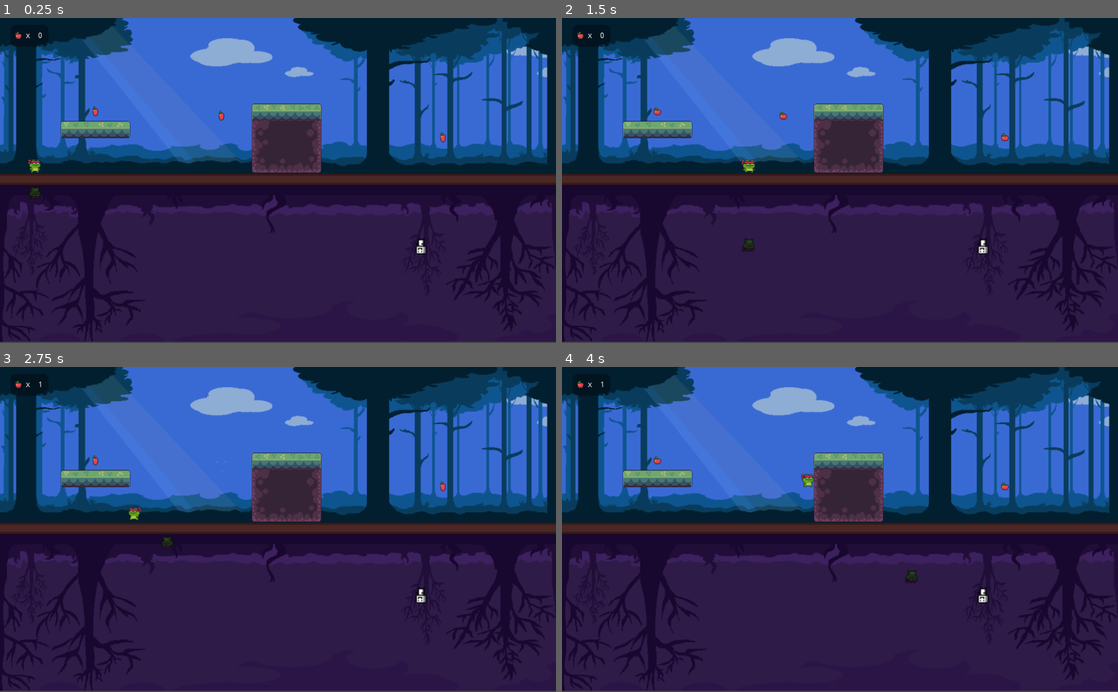
Above: before the commit, frames 1-4 (two rows, left to right).
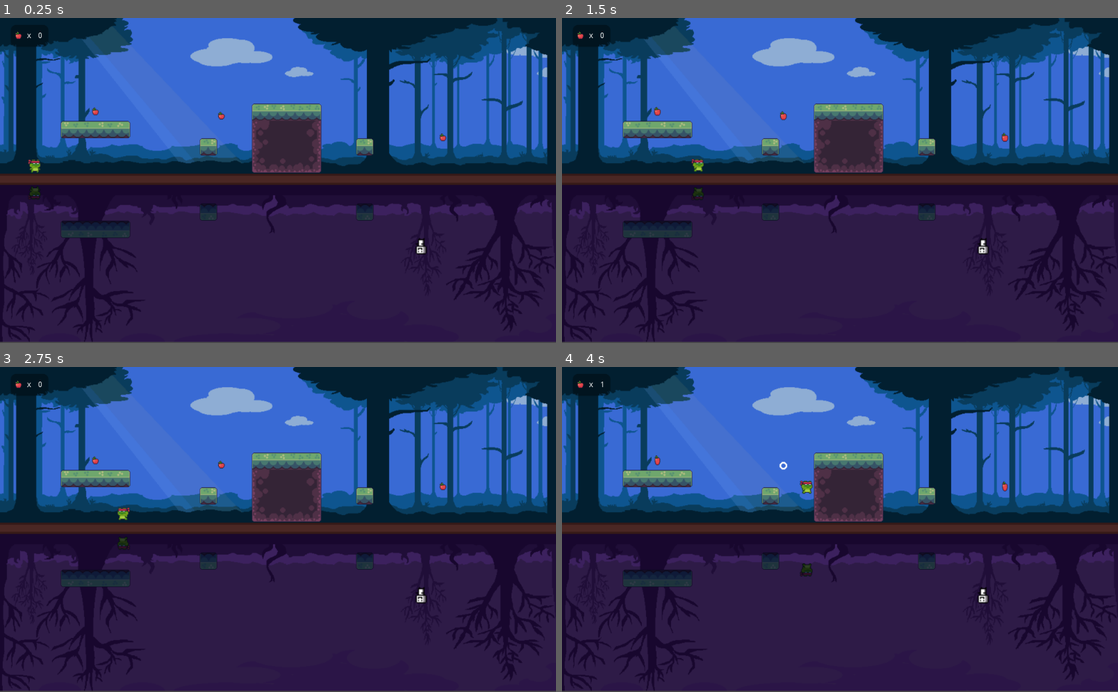
Above: after the commit, the same moments.

Repository: luisfrm/mirrors
Game: Godot game, scene res://main.tscn
The game is run twice, just before and just after one commit, with the same random seed, the same clock (stepped at 60 frames per second) and the same inputs.
Inputs:
- Up to frame 1 (0.25 s): no input
- Up to frame 2 (1.5 s): tap Enter at 0.5 s; hold Right (ui_right) from 0.53 s (still down); tap Space (ui_select) at 0.77 s
- Up to frame 3 (2.75 s): tap Space (ui_select) at 1.52 s; release Right (ui_right) at 2.03 s; hold Left (ui_left) from 2.03 s (still down)
- Up to frame 4 (4 s): release Left (ui_left) at 2.78 s; hold Right (ui_right) from 2.78 s (still down); tap Space (ui_select) at 3.02, 3.77 s

The runs differ from the first frame. In frame 1, 1.1% of the frame differs, in the area x 4-81%, y 4-68%; in frame 2, 1.4%; in frame 3, 1.4%; in frame 4, 1.4%.

Commit message:
swamp tiles and movement rework

Diff:
--- a/assets/TileMap.tscn
+++ b/assets/TileMap.tscn
@@ -48,6 +48,9 @@
 points = PoolVector2Array( 32, 32, 0, 32, 0, 0, 32, 0 )
 
 [sub_resource type="ConvexPolygonShape2D" id=24]
+points = PoolVector2Array( 32, 32, 0, 32, 0, 0, 32, 0 )
+
+[sub_resource type="ConvexPolygonShape2D" id=25]
 points = PoolVector2Array( 32, 32, 0, 32, 0, 0, 32, 0 )
 
 [sub_resource type="ConvexPolygonShape2D" id=6]
@@ -540,6 +543,27 @@
 "shape_transform": Transform2D( 1, 0, 0, 1, 0, 0 )
 } ]
 21/z_index = 0
+22/name = "tileset_77.png 22"
+22/texture = ExtResource( 1 )
+22/tex_offset = Vector2( 0, 0 )
+22/modulate = Color( 1, 1, 1, 1 )
+22/region = Rect2( 256, 64, 32, 32 )
+22/tile_mode = 0
+22/occluder_offset = Vector2( 0, 0 )
+22/navigation_offset = Vector2( 0, 0 )
+22/shape_offset = Vector2( 0, 0 )
+22/shape_transform = Transform2D( 1, 0, 0, 1, 0, 0 )
+22/shape = SubResource( 25 )
+22/shape_one_way = false
+22/shape_one_way_margin = 1.0
+22/shapes = [ {
+"autotile_coord": Vector2( 0, 0 ),
+"one_way": false,
+"one_way_margin": 1.0,
+"shape": SubResource( 25 ),
+"shape_transform": Transform2D( 1, 0, 0, 1, 0, 0 )
+} ]
+22/z_index = 0
 
 [node name="TileMap" type="TileMap"]
 tile_set = SubResource( 2 )
--- /dev/null
+++ b/assets/TileSwamp.tscn
@@ -0,0 +1,129 @@
+[gd_scene load_steps=8 format=2]
+
+[ext_resource path="res://assets/tileset_flip.png" type="Texture" id=1]
+
+[sub_resource type="ConvexPolygonShape2D" id=1]
+points = PoolVector2Array( 32, 32, 0, 32, 0, 0, 32, 0 )
+
+[sub_resource type="ConvexPolygonShape2D" id=2]
+points = PoolVector2Array( 32, 32, 0, 32, 0, 0, 32, 0 )
+
+[sub_resource type="ConvexPolygonShape2D" id=3]
+points = PoolVector2Array( 32, 32, 0, 32, 0, 0, 32, 0 )
+
+[sub_resource type="ConvexPolygonShape2D" id=6]
+points = PoolVector2Array( 32, 32, 0, 32, 0, 0, 32, 0 )
+
+[sub_resource type="ConvexPolygonShape2D" id=7]
+points = PoolVector2Array( 32, 32, 0, 32, 0, 0, 32, 0 )
+
+[sub_resource type="TileSet" id=5]
+0/name = "tileset_flip.png 0"
+0/texture = ExtResource( 1 )
+0/tex_offset = Vector2( 0, 0 )
+0/modulate = Color( 0.27451, 0.309804, 0.552941, 1 )
+0/region = Rect2( 128, 352, 32, 32 )
+0/tile_mode = 0
+0/occluder_offset = Vector2( 0, 0 )
+0/navigation_offset = Vector2( 0, 0 )
+0/shape_offset = Vector2( 0, 0 )
+0/shape_transform = Transform2D( 1, 0, 0, 1, 0, 0 )
+0/shape = SubResource( 1 )
+0/shape_one_way = false
+0/shape_one_way_margin = 1.0
+0/shapes = [ {
+"autotile_coord": Vector2( 0, 0 ),
+"one_way": false,
+"one_way_margin": 1.0,
+"shape": SubResource( 1 ),
+"shape_transform": Transform2D( 1, 0, 0, 1, 0, 0 )
+} ]
+0/z_index = 0
+1/name = "tileset_flip.png 1"
+1/texture = ExtResource( 1 )
+1/tex_offset = Vector2( 0, 0 )
+1/modulate = Color( 0.27451, 0.309804, 0.552941, 1 )
+1/region = Rect2( 160, 352, 32, 32 )
+1/tile_mode = 0
+1/occluder_offset = Vector2( 0, 0 )
+1/navigation_offset = Vector2( 0, 0 )
+1/shape_offset = Vector2( 0, 0 )
+1/shape_transform = Transform2D( 1, 0, 0, 1, 0, 0 )
+1/shape = SubResource( 2 )
+1/shape_one_way = false
+1/shape_one_way_margin = 1.0
+1/shapes = [ {
+"autotile_coord": Vector2( 0, 0 ),
+"one_way": false,
+"one_way_margin": 1.0,
+"shape": SubResource( 2 ),
+"shape_transform": Transform2D( 1, 0, 0, 1, 0, 0 )
+} ]
+1/z_index = 0
+2/name = "tileset_flip.png 2"
+2/texture = ExtResource( 1 )
+2/tex_offset = Vector2( 0, 0 )
+2/modulate = Color( 0.27451, 0.309804, 0.552941, 1 )
+2/region = Rect2( 192, 352, 32, 32 )
+2/tile_mode = 0
+2/occluder_offset = Vector2( 0, 0 )
+2/navigation_offset = Vector2( 0, 0 )
+2/shape_offset = Vector2( 0, 0 )
+2/shape_transform = Transform2D( 1, 0, 0, 1, 0, 0 )
+2/shape = SubResource( 3 )
+2/shape_one_way = false
+2/shape_one_way_margin = 1.0
+2/shapes = [ {
+"autotile_coord": Vector2( 0, 0 ),
+"one_way": false,
+"one_way_margin": 1.0,
+"shape": SubResource( 3 ),
+"shape_transform": Transform2D( 1, 0, 0, 1, 0, 0 )
+} ]
+2/z_index = 0
+3/name = "tileset_flip.png 3"
+3/texture = ExtResource( 1 )
+3/tex_offset = Vector2( 0, 0 )
+3/modulate = Color( 0.27451, 0.309804, 0.552941, 1 )
+3/region = Rect2( 224, 352, 32, 32 )
+3/tile_mode = 0
+3/occluder_offset = Vector2( 0, 0 )
+3/navigation_offset = Vector2( 0, 0 )
+3/shape_offset = Vector2( 0, 0 )
+3/shape_transform = Transform2D( 1, 0, 0, 1, 0, 0 )
+3/shape = SubResource( 6 )
+3/shape_one_way = false
+3/shape_one_way_margin = 1.0
+3/shapes = [ {
+"autotile_coord": Vector2( 0, 0 ),
+"one_way": false,
+"one_way_margin": 1.0,
+"shape": SubResource( 6 ),
+"shape_transform": Transform2D( 1, 0, 0, 1, 0, 0 )
+} ]
+3/z_index = 0
+4/name = "tileset_flip.png 4"
+4/texture = ExtResource( 1 )
+4/tex_offset = Vector2( 0, 0 )
+4/modulate = Color( 0.27451, 0.309804, 0.552941, 1 )
+4/region = Rect2( 96, 416, 32, 32 )
+4/tile_mode = 0
+4/occluder_offset = Vector2( 0, 0 )
+4/navigation_offset = Vector2( 0, 0 )
+4/shape_offset = Vector2( 0, 0 )
+4/shape_transform = Transform2D( 1, 0, 0, 1, 0, 0 )
+4/shape = SubResource( 7 )
+4/shape_one_way = false
+4/shape_one_way_margin = 1.0
+4/shapes = [ {
+"autotile_coord": Vector2( 0, 0 ),
+"one_way": false,
+"one_way_margin": 1.0,
+"shape": SubResource( 7 ),
+"shape_transform": Transform2D( 1, 0, 0, 1, 0, 0 )
+} ]
+4/z_index = 0
+
+[node name="TileSwamp" type="TileMap"]
+tile_set = SubResource( 5 )
+format = 1
--- a/main.tscn
+++ b/main.tscn
@@ -1,10 +1,11 @@
-[gd_scene load_steps=11 format=2]
+[gd_scene load_steps=14 format=2]
 
 [ext_resource path="res://src/Characters/character.tscn" type="PackedScene" id=1]
 [ext_resource path="res://assets/Background pixel art.png" type="Texture" id=2]
 [ext_resource path="res://src/Objects/Coin/Coin.tscn" type="PackedScene" id=3]
 [ext_resource path="res://assets/sprites/Fruits/appleIdle.tres" type="Texture" id=4]
 [ext_resource path="res://HUD.gd" type="Script" id=5]
+[ext_resource path="res://assets/TileSwamp.tscn" type="PackedScene" id=6]
 [ext_resource path="res://src/Enemies/Enemy1.tscn" type="PackedScene" id=7]
 [ext_resource path="res://assets/TileMap.tscn" type="PackedScene" id=8]
 
@@ -21,6 +22,12 @@
 _data = {
 "points": PoolVector2Array(  )
 }
+
+[sub_resource type="RectangleShape2D" id=5]
+extents = Vector2( 10, 319 )
+
+[sub_resource type="RectangleShape2D" id=6]
+extents = Vector2( 522.5, 10 )
 
 [node name="Node2D" type="Node2D"]
 position = Vector2( 1, 20 )
@@ -84,9 +91,9 @@
 }
 
 [node name="x" type="Label" parent="HUD"]
-margin_left = 48.0
+margin_left = 50.0
 margin_top = 26.0
-margin_right = 59.0
+margin_right = 61.0
 margin_bottom = 40.0
 text = "x "
 align = 1
@@ -127,7 +134,30 @@
 [node name="TileMap" parent="." instance=ExtResource( 8 )]
 position = Vector2( 335, 172 )
 cell_size = Vector2( 32, 32 )
-tile_data = PoolIntArray( -65532, 18, 0, -65531, 19, 0, -655 …(79 unchanged characters)… , 4, 0, 5, 14, 0, 6, 14, 0, 7, 9, 0, 65540, 5, 0, 65541, 14, 0, 65542, 14, 0, 65543, 8, 0, 131076, 6, 0, 131077, 13, 0, 131078, 12, 0, 131079, 7, 0 )
+tile_data = PoolIntArray( -65532, 18, 0, -65531, 19, 0, -655 …(79 unchanged characters)… , 4, 0, 5, 14, 0, 6, 14, 0, 7, 9, 0, 65537, 22, 0, 65540, 5, 0, 65541, 14, 0, 65542, 14, 0, 65543, 8, 0, 65546, 22, 0, 131076, 6, 0, 131077, 13, 0, 131078, 12, 0, 131079, 7, 0 )
+
+[node name="TileSwamp" parent="." instance=ExtResource( 6 )]
+position = Vector2( 335, 164 )
+cell_size = Vector2( 32, 32 )
+tile_data = PoolIntArray( 327681, 4, 0, 327690, 4, 0, 458745, 0, 0, 458746, 1, 0, 458747, 2, 0, 458748, 3, 0 )
+
+[node name="StaticBody2D2" type="StaticBody2D" parent="."]
+
+[node name="CollisionShape2D" type="CollisionShape2D" parent="StaticBody2D2"]
+position = Vector2( -11, 280.5 )
+shape = SubResource( 5 )
+
+[node name="CollisionShape2D4" type="CollisionShape2D" parent="StaticBody2D2"]
+position = Vector2( 1034, 279 )
+shape = SubResource( 5 )
+
+[node name="CollisionShape2D2" type="CollisionShape2D" parent="StaticBody2D2"]
+position = Vector2( 502.5, 592 )
+shape = SubResource( 6 )
+
+[node name="CollisionShape2D3" type="CollisionShape2D" parent="StaticBody2D2"]
+position = Vector2( 501, -30 )
+shape = SubResource( 6 )
 
 [connection signal="coin_collected" from="Node2D/Coin1" to="HUD" method="_on_coin_collected" flags=6]
 [connection signal="coin_collected" from="Node2D/Coin2" to="HUD" method="_on_coin_collected" flags=6]
--- a/src/Characters/character.gd
+++ b/src/Characters/character.gd
@@ -5,11 +5,11 @@
 var isDead = false
 var velocity: Vector2 = Vector2(0.0,0.0)
 var coins = 0
-var run_velocity = 300.0
+var run_velocity = 200.0
 export(float) var flip = 1.0
 
 export(float) var time_to_peak = 0.6 # seconds
-export(float) var jump_height = 100.0 # pixels
+export(float) var jump_height = 80.0 # pixels
 
 onready var gravity = flip * (2.0*jump_height / pow(time_to_peak, 2.0))
 onready var jump_speed = -gravity * time_to_peak
--- a/src/Characters/character.tscn
+++ b/src/Characters/character.tscn
@@ -184,7 +184,7 @@
 [node name="AnimatedSprite" type="AnimatedSprite" parent="."]
 frames = SubResource( 15 )
 animation = "idle"
-frame = 4
+frame = 5
 playing = true
 
 [node name="CollisionShape2D" type="CollisionShape2D" parent="."]
--- a/src/Objects/Coin/Coin.tscn
+++ b/src/Objects/Coin/Coin.tscn
@@ -139,7 +139,7 @@
 
 [node name="AnimatedSprite" type="AnimatedSprite" parent="."]
 frames = SubResource( 24 )
-frame = 3
+frame = 13
 playing = true
 
 [node name="CollisionShape2D" type="CollisionShape2D" parent="."]
Not shown: 1 places in assets/TileMap.tscn that only renumber resources
Binary file changed: assets/tileset_77.png
Binary file added: assets/tileset_flip.png
Not shown, added: assets/tileset_flip.png.import
Not shown, changed: .DS_Store
